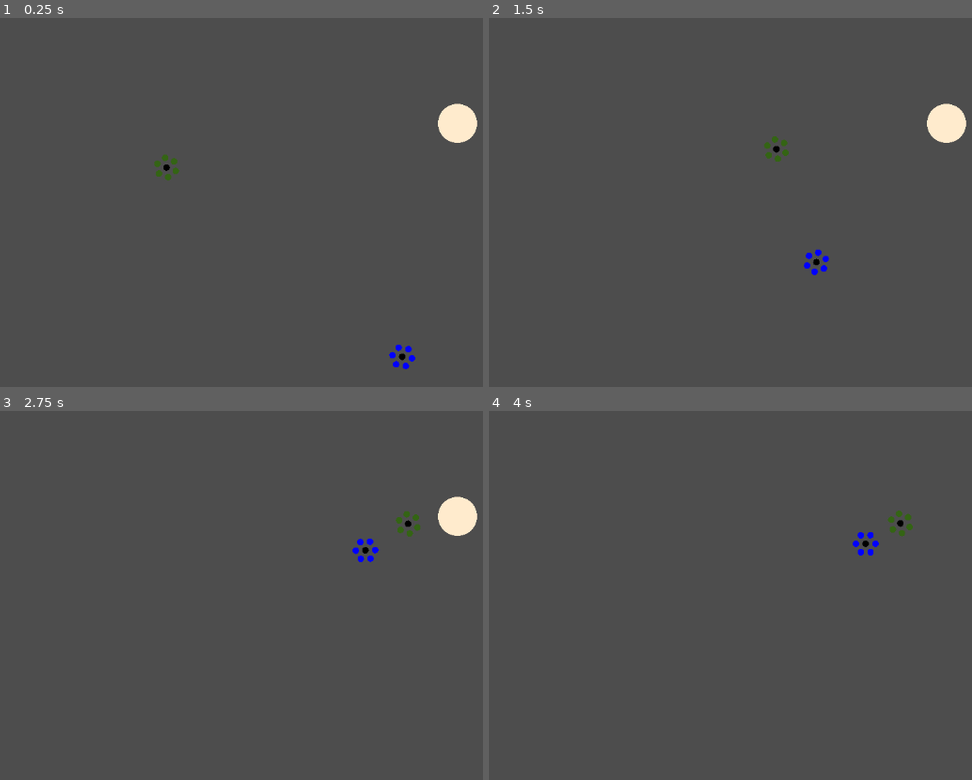
Above: before the commit, frames 1-4 (two rows, left to right).
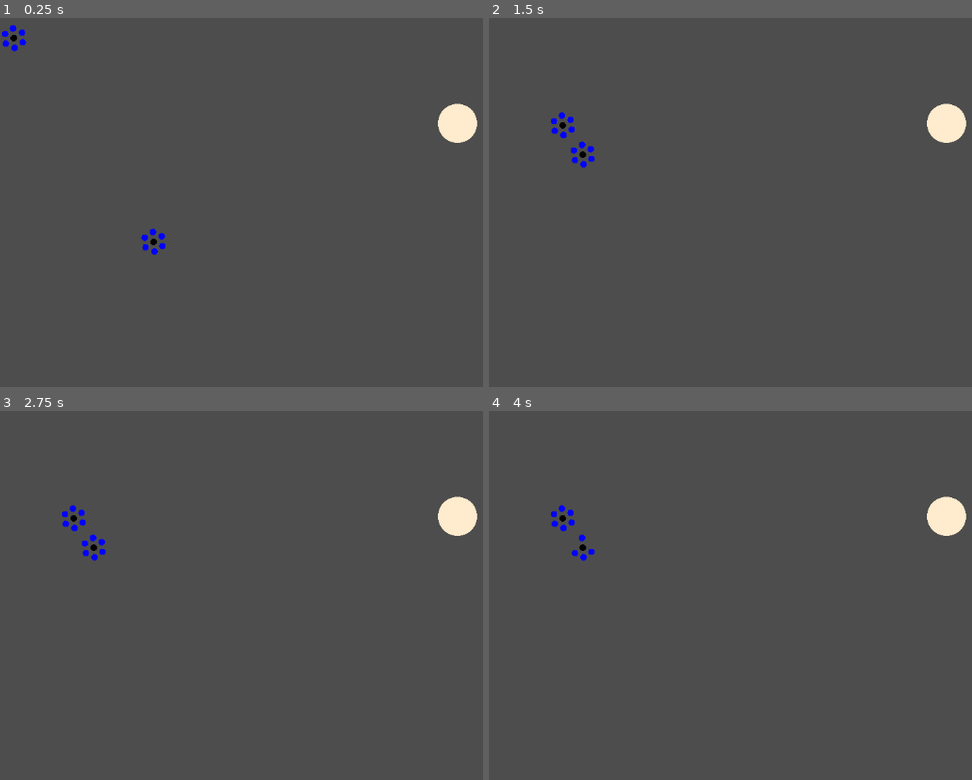
Above: after the commit, the same moments.

Repository: the-alex-g/CardGame
Game: Godot game, scene res://world/world.tscn
Two runs of this game, one before a commit and one after it. Both use one fixed random seed, a clock stepped at 60 frames per second and the inputs below.
Inputs:
- Up to frame 1 (0.25 s): no input
- Up to frame 2 (1.5 s): no input
- Up to frame 3 (2.75 s): no input
- Up to frame 4 (4 s): no input

The runs differ from the first frame. In frame 1, 0.6% of the frame differs, in the area x 0-86%, y 1-96%; in frame 2, 0.6%; in frame 3, 0.6%; in frame 4, 1.2%, in the area x 12-99%, y 23-41%.

Commit message:
Create a global target tracker

Diff:
--- a/project/project.godot
+++ b/project/project.godot
@@ -14,3 +14,7 @@
 run/main_scene="res://world/world.tscn"
 config/features=PackedStringArray("4.0", "Forward Plus")
 config/icon="res://icon.svg"
+
+[autoload]
+
+TargetTracker="*res://shared/targeting/target_tracker.gd"
--- a/project/shared/resources/targeting/targeting_area.gd
+++ /dev/null
@@ -1,77 +0,0 @@
-class_name TargetingArea
-extends Area2D
-
-signal aquired_new_target(new_target)
-signal updated_target_in_range(is_target_in_range)
-
-var detection_range := 0.0 : set = _set_detection_range
-var hit_range := 0.0 : set = _set_hit_range
-var team_index := 0
-var _target : Target
-
-@onready var _targeting_area_collision : CollisionShape2D = $CollisionShape2D
-@onready var _hit_area : HitArea = $HitArea
-
-
-func _is_closer_than_target(point:Vector2)->bool:
-	# check if the given point is closer to you than the current target
-	if _target == null:
-		return true
-	else:
-		return global_position.distance_squared_to(point) < global_position.distance_squared_to(_target.global_position)
-
-
-func _on_target_died()->void:
-	_find_new_target()
-
-
-func _find_new_target()->void:
-	# find the closest enemy unit and make it your target.
-	var closest_target : Target
-	for body in get_overlapping_bodies():
-		if body is Target:
-			if body.team_index != team_index and not body.is_dead:
-				if (closest_target == null) or (global_position.distance_squared_to(body.global_position) < global_position.distance_squared_to(closest_target.global_position)):
-					closest_target = body
-	_set_target(closest_target)
-
-
-func _set_target(value:Target)->void:
-	# change target.
-	_manage_target_died_signals(value)
-	_target = value
-	emit_signal("aquired_new_target", _target)
-
-
-func _manage_target_died_signals(new_target:Target)->void:
-	if is_instance_valid(_target) and _target.died.is_connected(Callable(self, "_on_target_died")):
-		_target.died.disconnect(Callable(self, "_on_target_died"))
-	if new_target != null:
-		new_target.died.connect(Callable(self, "_on_target_died"))
-
-
-func _on_body_entered(body:PhysicsBody2D)->void:
-	# if the new guy is closer to you than your current target,
-	# make the new guy your target
-	if body is Target:
-		if body.team_index != team_index:
-			if _is_closer_than_target(body.global_position):
-				_set_target(body)
-
-
-func _set_detection_range(value:float)->void:
-	_targeting_area_collision.shape = _get_circle_shape(value)
-
-
-func _get_circle_shape(radius:float)->CircleShape2D:
-	var shape := CircleShape2D.new()
-	shape.radius = radius
-	return shape
-
-
-func _set_hit_range(value:float)->void:
-	_hit_area.hit_range = value
-
-
-func _on_hit_area_updated_target_in_range(is_target_in_range):
-	emit_signal("updated_target_in_range", is_target_in_range)
--- a/project/shared/resources/targeting/targeting_area.tscn
+++ /dev/null
@@ -1,18 +0,0 @@
-[gd_scene load_steps=4 format=3 uid="uid://c0flmbctes8js"]
-
-[ext_resource type="Script" path="res://shared/resources/targeting/targeting_area.gd" id="1_i16nx"]
-[ext_resource type="PackedScene" uid="uid://c75ul6ulpjtar" path="res://shared/resources/targeting/hit_area.tscn" id="2_agag5"]
-
-[sub_resource type="CircleShape2D" id="CircleShape2D_ll81e"]
-
-[node name="TargetingArea" type="Area2D"]
-script = ExtResource("1_i16nx")
-
-[node name="CollisionShape2D" type="CollisionShape2D" parent="."]
-shape = SubResource("CircleShape2D_ll81e")
-
-[node name="HitArea" parent="." instance=ExtResource("2_agag5")]
-
-[connection signal="aquired_new_target" from="." to="HitArea" method="_on_targeting_area_aquired_new_target"]
-[connection signal="body_entered" from="." to="." method="_on_body_entered"]
-[connection signal="updated_target_in_range" from="HitArea" to="." method="_on_hit_area_updated_target_in_range"]
--- a/project/shared/target.gd
+++ b/project/shared/target.gd
@@ -8,7 +8,11 @@
 var is_dead := false : set = _set_is_dead
 
 
-func damage(attack_array:Array)->void:
+func _ready()->void:
+	TargetTracker.add_target(self)
+
+
+func damage(_attack_array:Array)->void:
 	pass
 
 
@@ -17,3 +21,4 @@
 		is_dead = true
 		died.emit()
 		queue_free()
+	is_dead = value
--- a/project/shared/resources/targeting/hit_area.tscn
+++ b/project/shared/targeting/hit_area.tscn
@@ -1,6 +1,6 @@
 [gd_scene load_steps=3 format=3 uid="uid://c75ul6ulpjtar"]
 
-[ext_resource type="Script" path="res://shared/resources/targeting/hit_area.gd" id="1_lg1gm"]
+[ext_resource type="Script" path="res://shared/targeting/hit_area.gd" id="1_lg1gm"]
 
 [sub_resource type="CircleShape2D" id="CircleShape2D_ww04k"]
 
--- /dev/null
+++ b/project/shared/targeting/target_tracker.gd
@@ -0,0 +1,12 @@
+extends Node
+
+var targets := []
+
+
+func add_target(new_target:Target)->void:
+	targets.append(new_target)
+	new_target.connect("died", Callable(self, "_on_target_died").bind(new_target), CONNECT_ONE_SHOT)
+
+
+func _on_target_died(target:Target)->void:
+	targets.erase(target)
--- /dev/null
+++ b/project/shared/targeting/targeting_system.gd
@@ -0,0 +1,44 @@
+class_name TargetingSystem
+extends Node2D
+
+signal aquired_new_target(new_target)
+signal updated_target_in_range(is_target_in_range)
+
+var hit_range := 0.0 : set = _set_hit_range
+var team_index := 0
+var _target : Target
+
+@onready var _hit_area : HitArea = $HitArea
+
+
+func _is_closer_than_target(point:Vector2)->bool:
+	# check if the given point is closer to you than the current target
+	if _target == null:
+		return true
+	else:
+		return global_position.distance_squared_to(point) < global_position.distance_squared_to(_target.global_position)
+
+
+func find_new_target()->void:
+	# find the closest enemy unit and make it your target.
+	var closest_target : Target
+	for target in TargetTracker.targets:
+			if target.team_index != team_index and not target.is_dead:
+				if (closest_target == null) or (global_position.distance_squared_to(target.global_position) < global_position.distance_squared_to(closest_target.global_position)):
+					closest_target = target
+	if closest_target != _target:
+		_set_target(closest_target)
+
+
+func _set_target(value:Target)->void:
+	# change target.
+	_target = value
+	emit_signal("aquired_new_target", _target)
+
+
+func _set_hit_range(value:float)->void:
+	_hit_area.hit_range = value
+
+
+func _on_hit_area_updated_target_in_range(is_target_in_range):
+	emit_signal("updated_target_in_range", is_target_in_range)
--- /dev/null
+++ b/project/shared/targeting/targeting_system.tscn
@@ -0,0 +1,12 @@
+[gd_scene load_steps=3 format=3 uid="uid://c0flmbctes8js"]
+
+[ext_resource type="Script" path="res://shared/targeting/targeting_system.gd" id="1_hv3ua"]
+[ext_resource type="PackedScene" uid="uid://c75ul6ulpjtar" path="res://shared/targeting/hit_area.tscn" id="2_lvxe1"]
+
+[node name="TargetingSystem" type="Node2D"]
+script = ExtResource("1_hv3ua")
+
+[node name="HitArea" parent="." instance=ExtResource("2_lvxe1")]
+
+[connection signal="aquired_new_target" from="." to="HitArea" method="_on_targeting_area_aquired_new_target"]
+[connection signal="updated_target_in_range" from="HitArea" to="." method="_on_hit_area_updated_target_in_range"]
--- a/project/soldier/captain/captain.tscn
+++ b/project/soldier/captain/captain.tscn
@@ -1,7 +1,7 @@
 [gd_scene load_steps=3 format=3 uid="uid://ckugrsb48ouyj"]
 
 [ext_resource type="Script" path="res://soldier/captain/captain.gd" id="1_74nr5"]
-[ext_resource type="PackedScene" uid="uid://c75ul6ulpjtar" path="res://shared/resources/targeting/hit_area.tscn" id="2_0rdpd"]
+[ext_resource type="PackedScene" uid="uid://c75ul6ulpjtar" path="res://shared/targeting/hit_area.tscn" id="2_0rdpd"]
 
 [node name="Captain" type="Node2D"]
 script = ExtResource("1_74nr5")
--- a/project/unit/unit.gd
+++ b/project/unit/unit.gd
@@ -10,7 +10,6 @@
 @export var speed := 150.0
 @export var attack_delay_time := 1.0
 @export var color := Color.BLUE
-@export var detection_radius := 1024.0
 @export var hit_radius := 45.0
 
 @export_category("Unit Type")
@@ -22,18 +21,21 @@
 
 @onready var _soldier_container : Node2D = $Soldiers
 @onready var _attack_delay_timer : Timer = $AttackDelayTimer
-@onready var _targeting_area : TargetingArea = $TargetingArea
+@onready var _targeting_system : TargetingSystem = $TargetingSystem
 
 
 func _ready()->void:
-	_update_targeting_area()
+	_update_targeting_system()
 	_populate_unit()
 	_add_captain(load("res://soldier/captain/captain.tscn").instantiate())
+	super._ready()
 
 
 func _process(delta:float)->void:
 	if is_dead:
 		return
+
+	_targeting_system.find_new_target()
 
 	if _target == null:
 		return
@@ -47,10 +49,9 @@
 				#_move_away_from_target(delta)
 
 
-func _update_targeting_area()->void:
-	_targeting_area.hit_range = hit_radius
-	_targeting_area.detection_range = detection_radius
-	_targeting_area.team_index = team_index
+func _update_targeting_system()->void:
+	_targeting_system.hit_range = hit_radius
+	_targeting_system.team_index = team_index
 
 
 func _populate_unit()->void:
@@ -162,14 +163,14 @@
 	return _get_soldiers().size()
 
 
-func _on_targeting_area_aquired_new_target(new_target:Target)->void:
+func _on_targeting_system_aquired_new_target(new_target:Target)->void:
 	if is_dead:
 		return
 
 	_target = new_target
 
 
-func _on_targeting_area_updated_target_in_range(is_target_in_range:bool)->void:
+func _on_targeting_system_updated_target_in_range(is_target_in_range:bool)->void:
 	if is_dead:
 		return
 
@@ -179,7 +180,7 @@
 func _add_captain(captain:Captain)->void:
 	_instance_captain(captain)
 	_apply_captain_bonus(captain.unit_bonus)
-	_targeting_area.aquired_new_target.connect(Callable(captain, "_on_unit_targeting_update_target"))
+	_targeting_system.aquired_new_target.connect(Callable(captain, "_on_unit_targeting_update_target"))
 
 
 func _instance_captain(captain:Captain)->void:
--- a/project/unit/unit.tscn
+++ b/project/unit/unit.tscn
@@ -1,7 +1,7 @@
 [gd_scene load_steps=4 format=3 uid="uid://xgfxsdir034"]
 
 [ext_resource type="Script" path="res://unit/unit.gd" id="1_faclc"]
-[ext_resource type="PackedScene" uid="uid://c0flmbctes8js" path="res://shared/resources/targeting/targeting_area.tscn" id="2_po14y"]
+[ext_resource type="PackedScene" uid="uid://c0flmbctes8js" path="res://shared/targeting/targeting_system.tscn" id="2_po14y"]
 
 [sub_resource type="CircleShape2D" id="CircleShape2D_vyote"]
 radius = 20.0
@@ -12,12 +12,12 @@
 [node name="CollisionShape2D" type="CollisionShape2D" parent="."]
 shape = SubResource("CircleShape2D_vyote")
 
-[node name="TargetingArea" parent="." instance=ExtResource("2_po14y")]
+[node name="TargetingSystem" parent="." instance=ExtResource("2_po14y")]
 
 [node name="Soldiers" type="Node2D" parent="."]
 
 [node name="AttackDelayTimer" type="Timer" parent="."]
 
-[connection signal="aquired_new_target" from="TargetingArea" to="." method="_on_targeting_area_aquired_new_target"]
-[connection signal="updated_target_in_range" from="TargetingArea" to="." method="_on_targeting_area_updated_target_in_range"]
+[connection signal="aquired_new_target" from="TargetingSystem" to="." method="_on_targeting_system_aquired_new_target"]
+[connection signal="updated_target_in_range" from="TargetingSystem" to="." method="_on_targeting_system_updated_target_in_range"]
 [connection signal="timeout" from="AttackDelayTimer" to="." method="_on_attack_delay_timer_timeout"]
--- a/project/world/world.tscn
+++ b/project/world/world.tscn
@@ -1,18 +1,16 @@
 [gd_scene load_steps=3 format=3 uid="uid://bu3vngbou6wmj"]
 
-[ext_resource type="PackedScene" uid="uid://xgfxsdir034" path="res://unit/unit.tscn" id="1_wyyk4"]
 [ext_resource type="PackedScene" uid="uid://bdh15jqfi0hyn" path="res://towers/tower.tscn" id="2_dymgq"]
+[ext_resource type="PackedScene" uid="uid://xgfxsdir034" path="res://unit/unit.tscn" id="2_ul3bs"]
 
 [node name="World" type="Node2D"]
-
-[node name="Unit" parent="." instance=ExtResource("1_wyyk4")]
-position = Vector2(221, 235)
-color = Color(0.203922, 0.392157, 0.0784314, 1)
 
 [node name="Tower" parent="." instance=ExtResource("2_dymgq")]
 position = Vector2(702, 162)
 team_index = 1
 
-[node name="Unit2" parent="." instance=ExtResource("1_wyyk4")]
-position = Vector2(645, 542)
+[node name="Unit" parent="." instance=ExtResource("2_ul3bs")]
+
+[node name="Unit2" parent="." instance=ExtResource("2_ul3bs")]
+position = Vector2(257, 375)
 team_index = 1
Renamed: project/shared/resources/targeting/hit_area.gd -> project/shared/targeting/hit_area.gd
